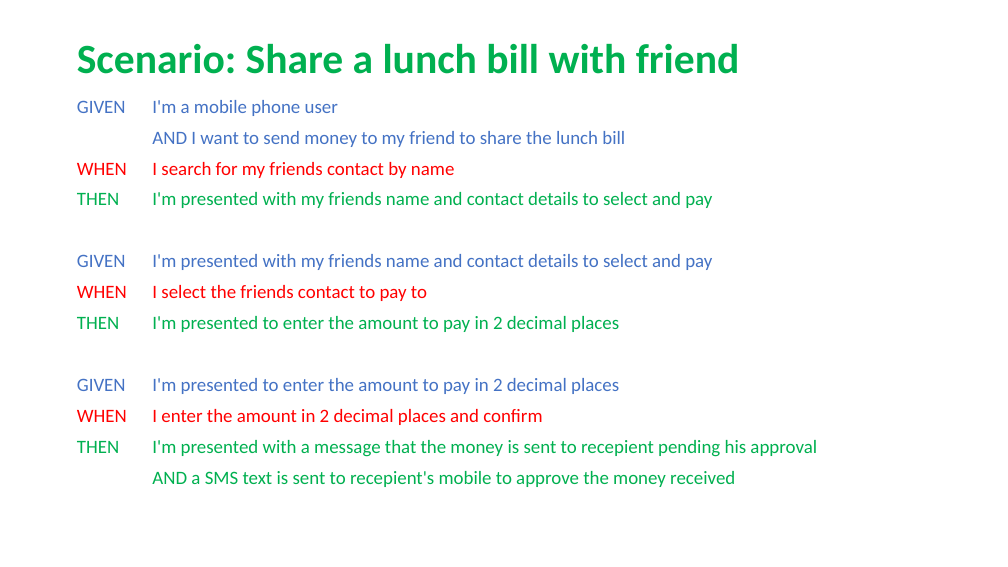
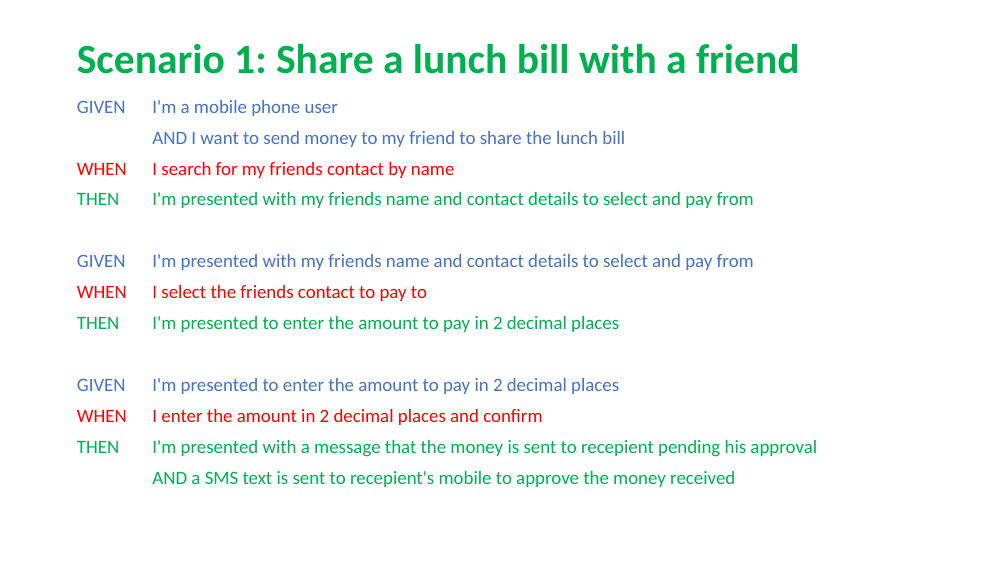
Before and after one commit to RaghavanKasthuri/Business-Analysis, a slide deck: slide 2 of BDD - Specification By Examples.pptx. Drawn at 1008x567 pixels with LibreOffice and Linux fonts; fonts in the diff are those of the drawing. Boxes give left, top, right and bottom in pixels: in the first picture for what was removed or moved away, otherwise in the second. Text is boxed around its words. In the diff, an @@ line names an element or a change of style, - is before the commit and + after.

```diff
--- a/BDD - Specification By Examples.pptx
+++ b/BDD - Specification By Examples.pptx
@@ title at <box>77,43,800,74</box>: text changed @@
-Scenario: Share a lunch bill with friend
+Scenario 1: Share a lunch bill with a friend
@@ text at <box>77,192,754,270</box>: text changed @@
-THEN I'm presented with my friends name and contact details to select and pay
-GIVEN I'm presented with my friends name and contact details to select and pay
+THEN I'm presented with my friends name and contact details to select and pay from
+GIVEN I'm presented with my friends name and contact details to select and pay from
```
Also in this commit, not shown: 2 other slides changed, 1 other file.
